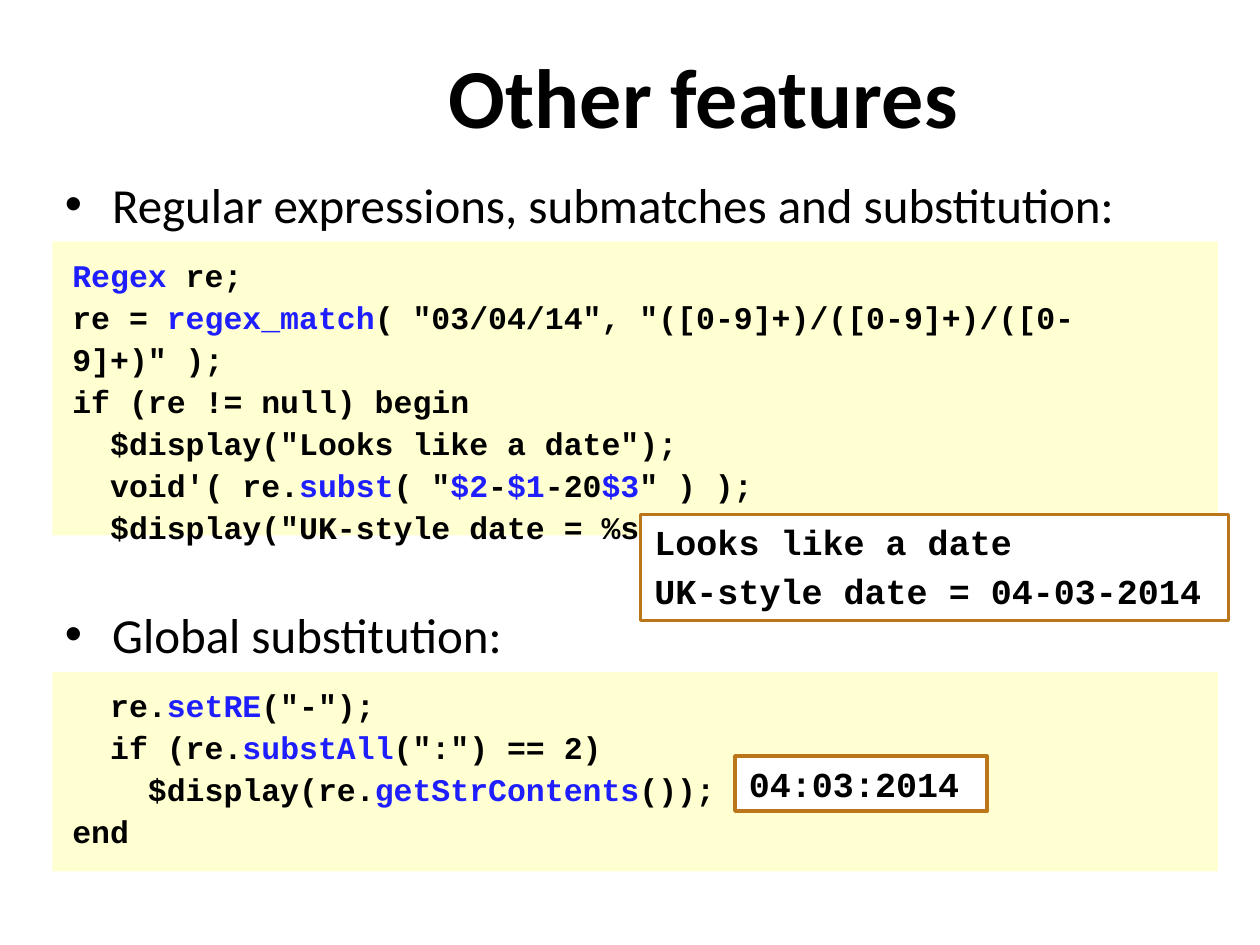
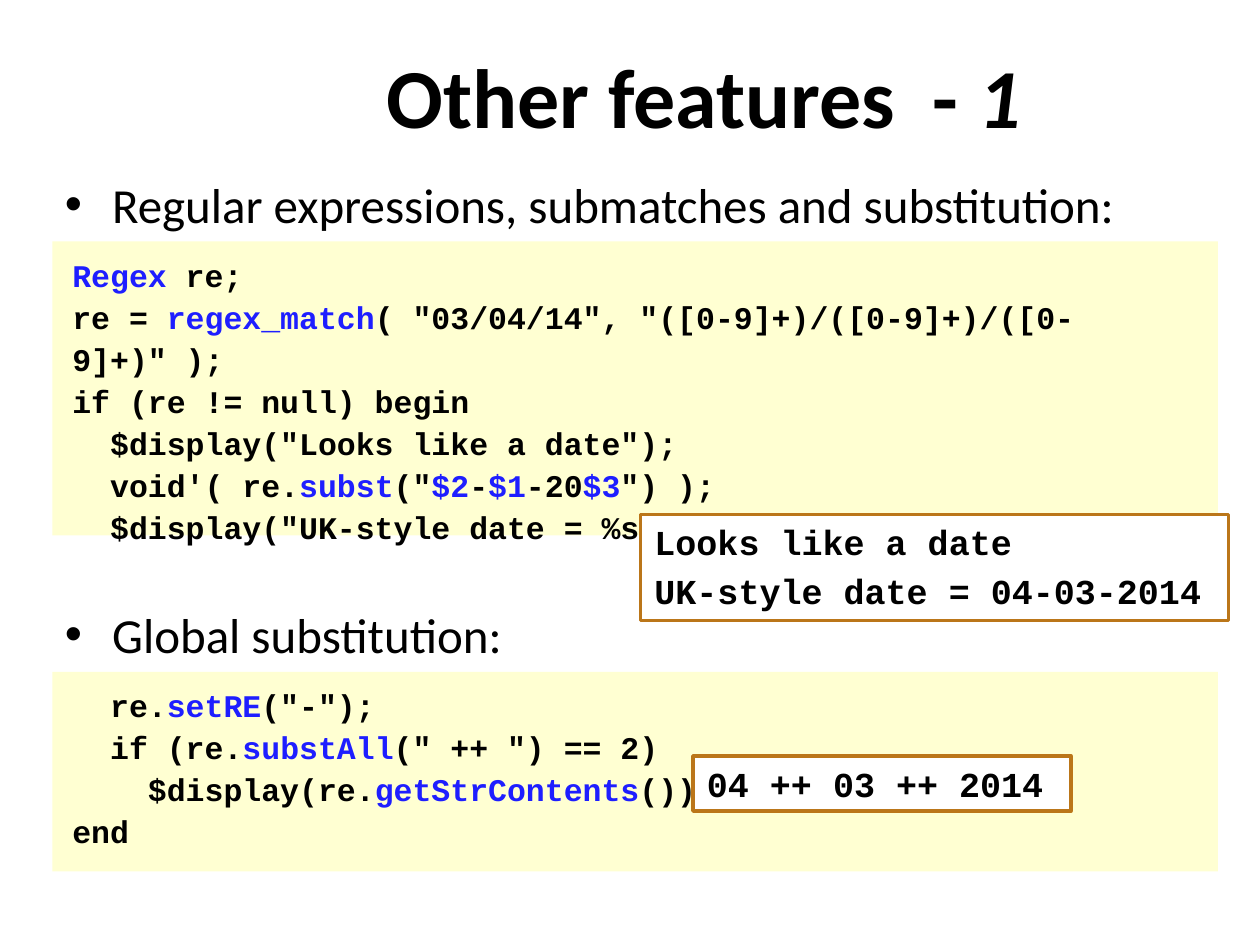
Before and after one commit to xiaoweish/svlib, a slide deck: slide 7 of svlib/doc/163-aq602-latest-draft.pptm. Drawn at 1260x945 pixels with LibreOffice and Linux fonts; fonts in the diff are those of the drawing; background and template pictures are left out. Boxes give left, top, right and bottom in pixels: in the first picture for what was removed or moved away, otherwise in the second. Text is boxed around its words. In the diff, an @@ line names an element or a change of style, - is before the commit and + after.

```diff
--- a/svlib/doc/163-aq602-latest-draft.pptm
+++ b/svlib/doc/163-aq602-latest-draft.pptm
@@ title at [386, 69, 1020, 129]: text changed @@
-Other features
+Other features - 1
@@ text in rectangle at [110, 474, 658, 504]: spaces changed @@
-void'( re.subst( "$2-$1-20$3" ) );
+void'( re.subst("$2-$1-20$3") );
@@ text in rectangle at [110, 736, 658, 766]: text changed @@
-if (re.substAll(":") == 2)
+if (re.substAll(" ++ ") == 2)
@@ rectangle "04 ++ 03 ++ 2014": place and size @@
-rectangle "04 ++ 03 ++ 2014" at [735, 756, 987, 811]
+rectangle "04 ++ 03 ++ 2014" at [693, 756, 1071, 811]
@@ text in rectangle at [707, 773, 1043, 798]: text changed @@
-04:03:2014
+04 ++ 03 ++ 2014
```
Also in this commit, not shown: 8 other slides changed, 1 slide added, 1 other file.
